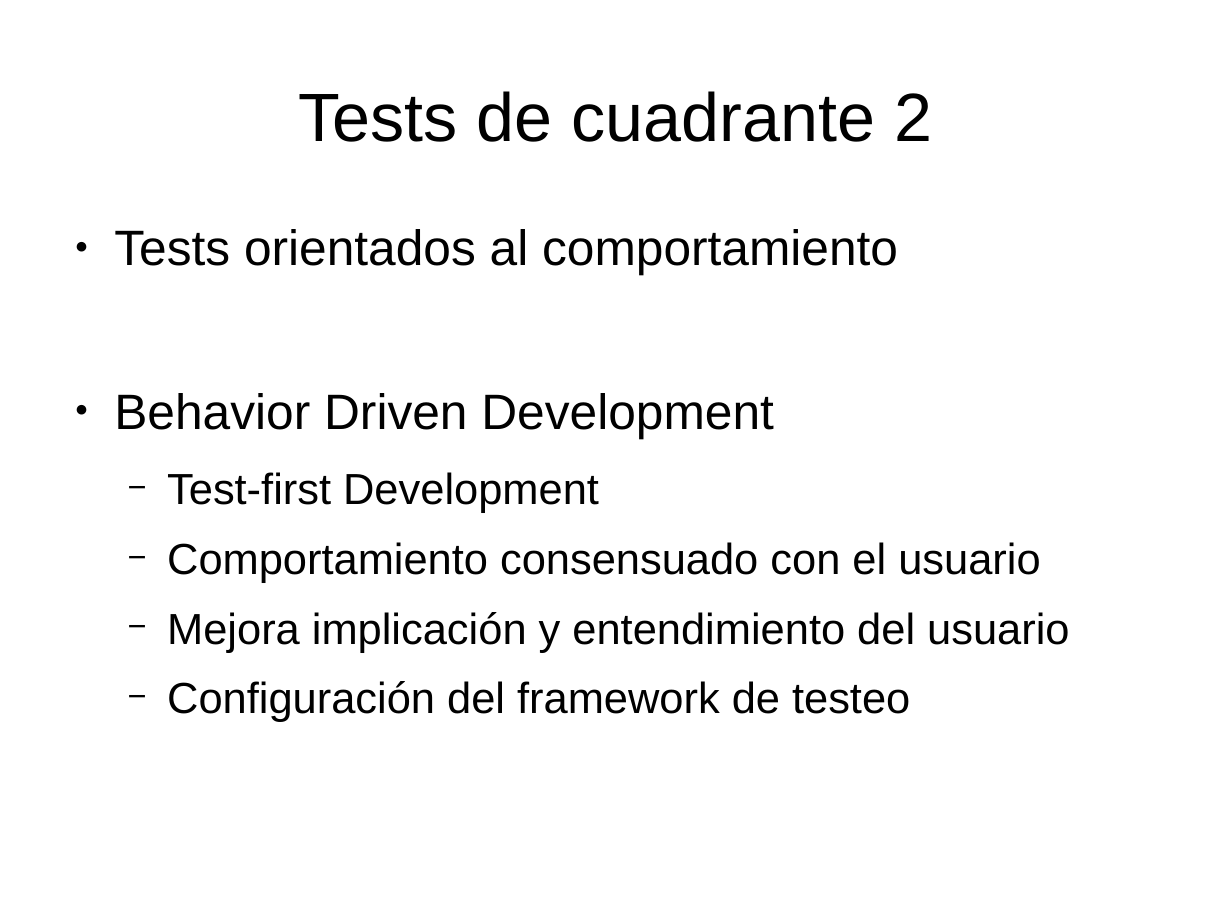
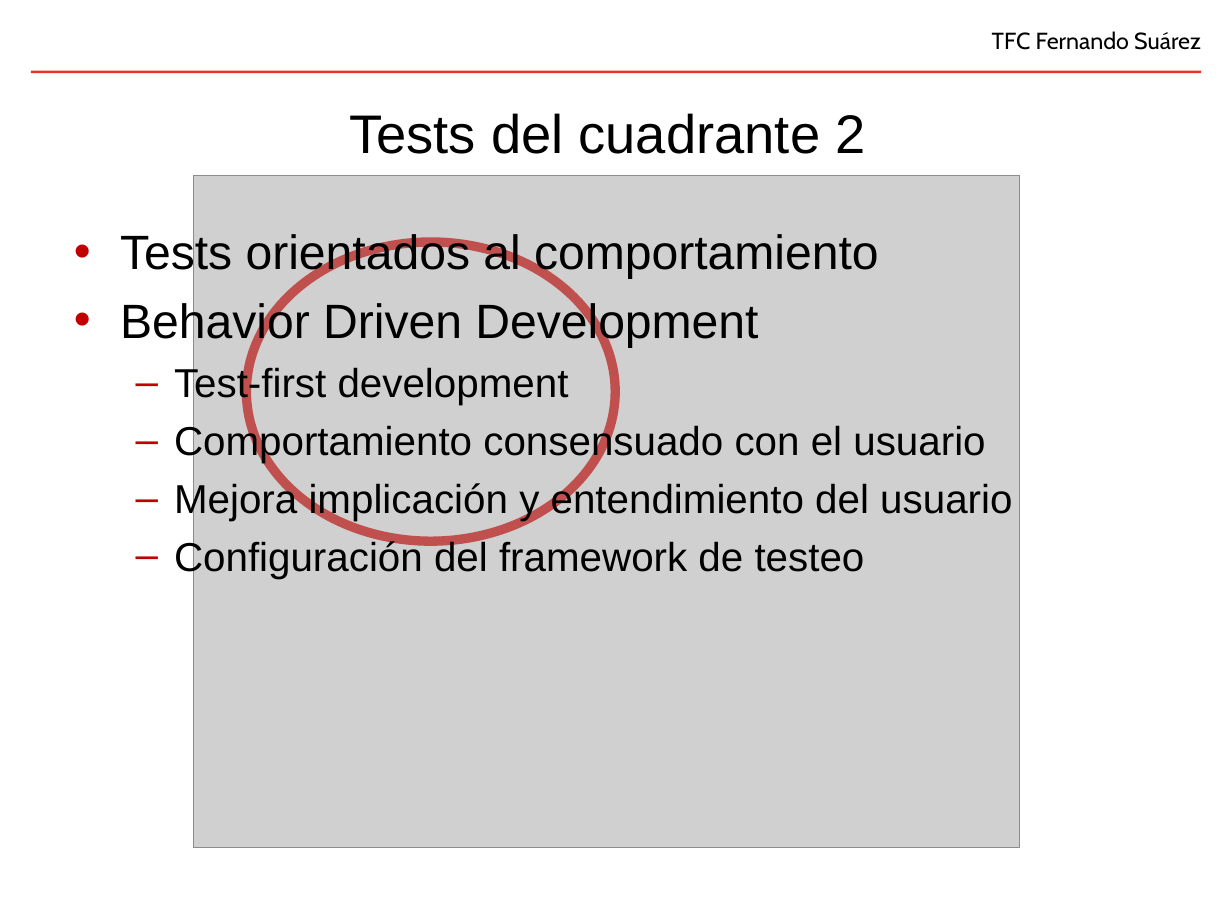
Before and after one commit to fsuarezj/toolBuilder-portlet, a slide deck: slide 10 of doc/presentation/presentacion.odp. Drawn at 1232x924 pixels with LibreOffice and Linux fonts; fonts in the diff are those of the drawing; grey boxes stand for pictures; background and template pictures are left out. Boxes give left, top, right and bottom in pixels: in the first picture for what was removed or moved away, otherwise in the second. Text is boxed around its words. In the diff, an @@ line names an element or a change of style, - is before the commit and + after.

```diff
--- a/doc/presentation/presentacion.odp
+++ b/doc/presentation/presentacion.odp
@@ text added at [992, 31, 1201, 50], 15 pt, text #000000 @@
+TFC Fernando Suárez
@@ line added from (1202, 72) to (31, 72), #EE3124 1.5 pt @@
@@ title at [349, 113, 865, 154]: text changed; size 44 to 35 pt @@
-Tests de cuadrante 2
+Tests del cuadrante 2
@@ picture added at [193, 176, 1020, 847] @@
@@ text at [120, 231, 1012, 579]: size 32 to 31 pt in "Tests orientados al comportamiento", "Behavior Driven Development"; size 28 to 26 pt in "Comportamiento consensuado con el usuario", "Mejora implicación y entendimiento del usuario", "Configuración del framework de testeo"; bullet ● to •; less space between paragraphs; bullet colour #000000 to #C00000; bullet − to – @@
@@ freeform shape added at [246, 241, 615, 541], outline #C0504D 6.01 pt @@
@@ text at [174, 365, 569, 405]: text changed; size 28 to 26 pt @@
-  − Test-first Development
+  – Test-first development
```
Also in this commit, not shown: 18 other slides changed, 4 slides added, 5 slides removed, 2 other files.
